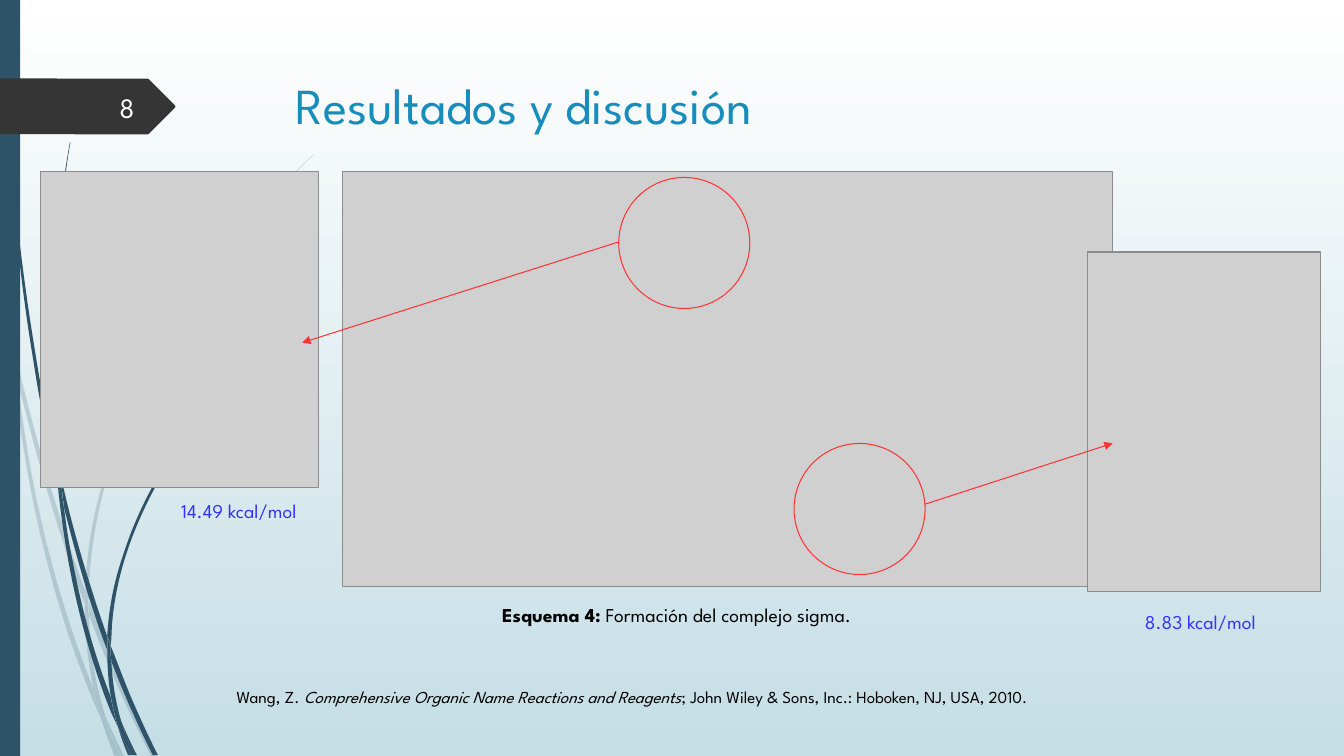
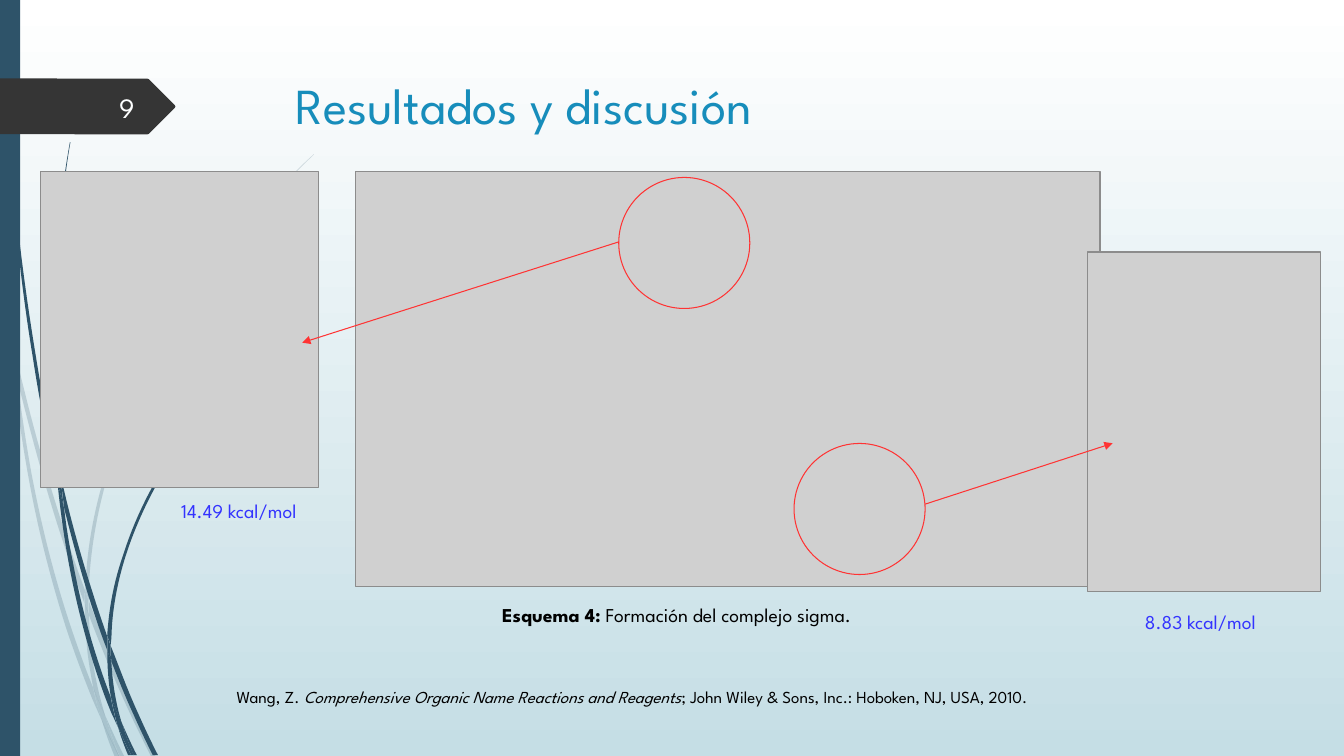
Before and after one commit to jsbarbosa/organica3, a slide deck: slide 9 of 5-AcilacionFC/seminario/AcilacionFC.ppt (slide 8 before the commit). Drawn at 1344x756 pixels with LibreOffice and Linux fonts; fonts in the diff are those of the drawing; grey boxes stand for pictures. Boxes give left, top, right and bottom in pixels: in the first picture for what was removed or moved away, otherwise in the second. Text is boxed around its words. In the diff, an @@ line names an element or a change of style, - is before the commit and + after.

```diff
--- a/5-AcilacionFC/seminario/AcilacionFC.ppt
+++ b/5-AcilacionFC/seminario/AcilacionFC.ppt
@@ page number at [119,99,134,118]: text changed @@
-8
+9
@@ picture: place and size @@
-picture at [343,171,1112,585]
+picture at [355,171,1099,585]
```
Also in this commit, not shown: 4 other slides changed, 1 slide added, 16 other files.
